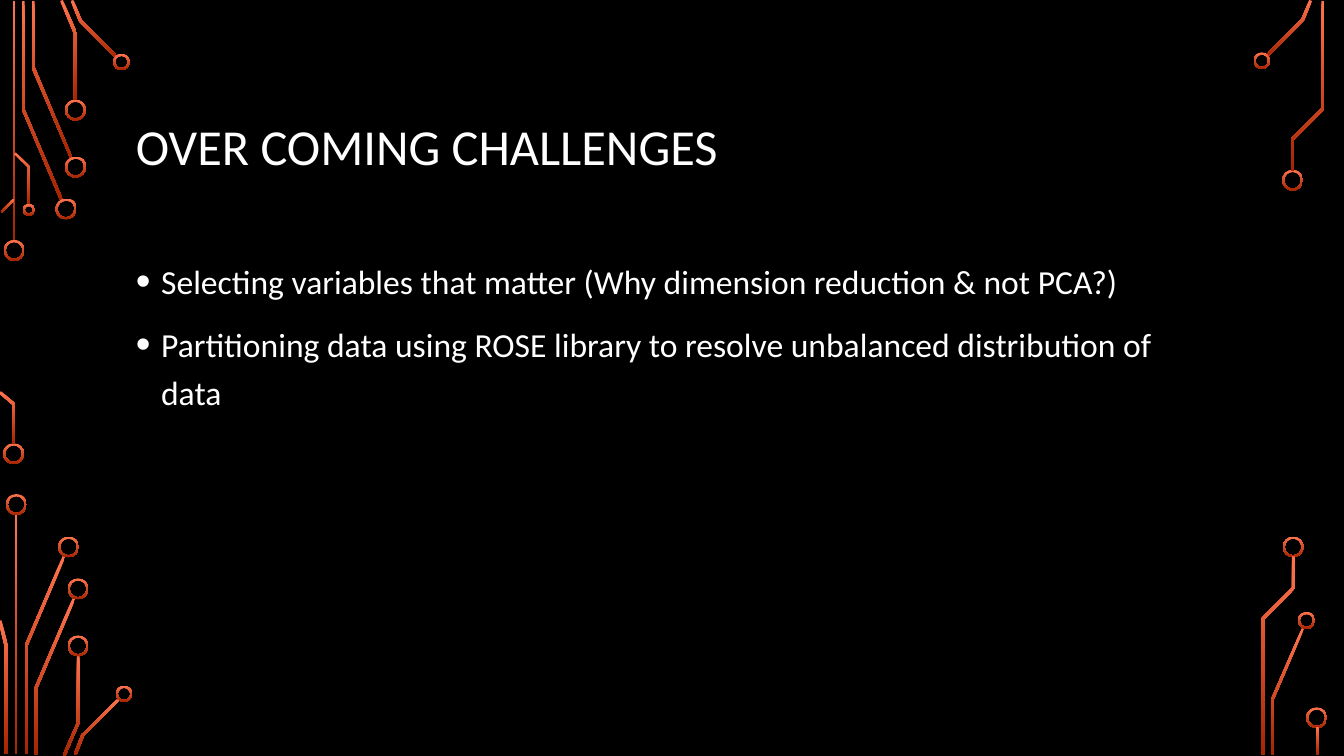
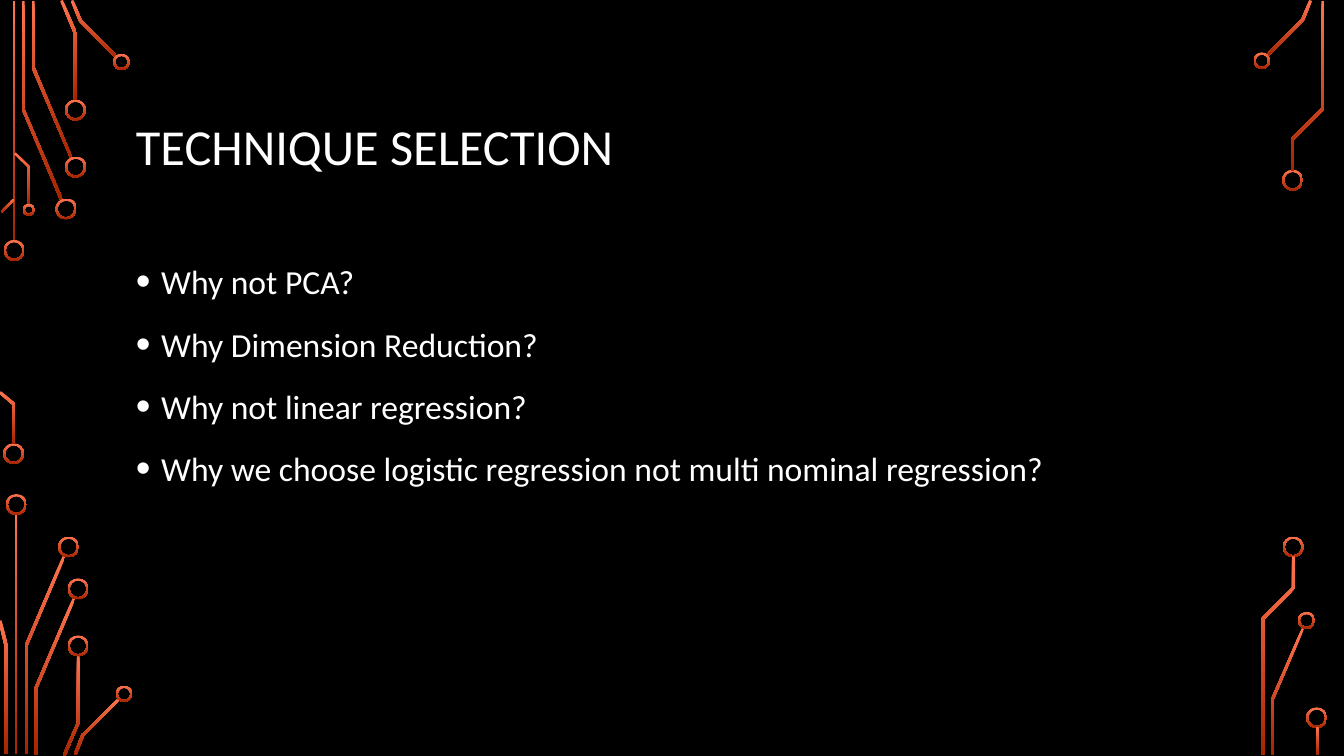
Before and after one commit to karimkhamwani/data-mining, a slide deck: slide 6 of Caravan.pptx. Drawn at 1344x756 pixels with LibreOffice and Linux fonts; fonts in the diff are those of the drawing; background and template pictures are left out. Boxes give left, top, right and bottom in pixels: in the first picture for what was removed or moved away, otherwise in the second. Text is boxed around its words. In the diff, an @@ line names an element or a change of style, - is before the commit and + after.

```diff
--- a/Caravan.pptx
+++ b/Caravan.pptx
@@ title at box(136, 132, 613, 172): text changed @@
-OVER COMING CHALLENGES
+TECHNIQUE SELECTION
@@ text at box(161, 270, 1043, 487): text changed @@
-• Selecting variables that matter (Why dimension reduction & not PCA?)
-• Partitioning data using ROSE library to resolve unbalanced distribution of data
+• Why not PCA?
+• Why Dimension Reduction?
+• Why not linear regression?
+• Why we choose logistic regression not multi nominal regression?
```
Also in this commit, not shown: 1 other slide changed, 1 slide added, 3 other files.
